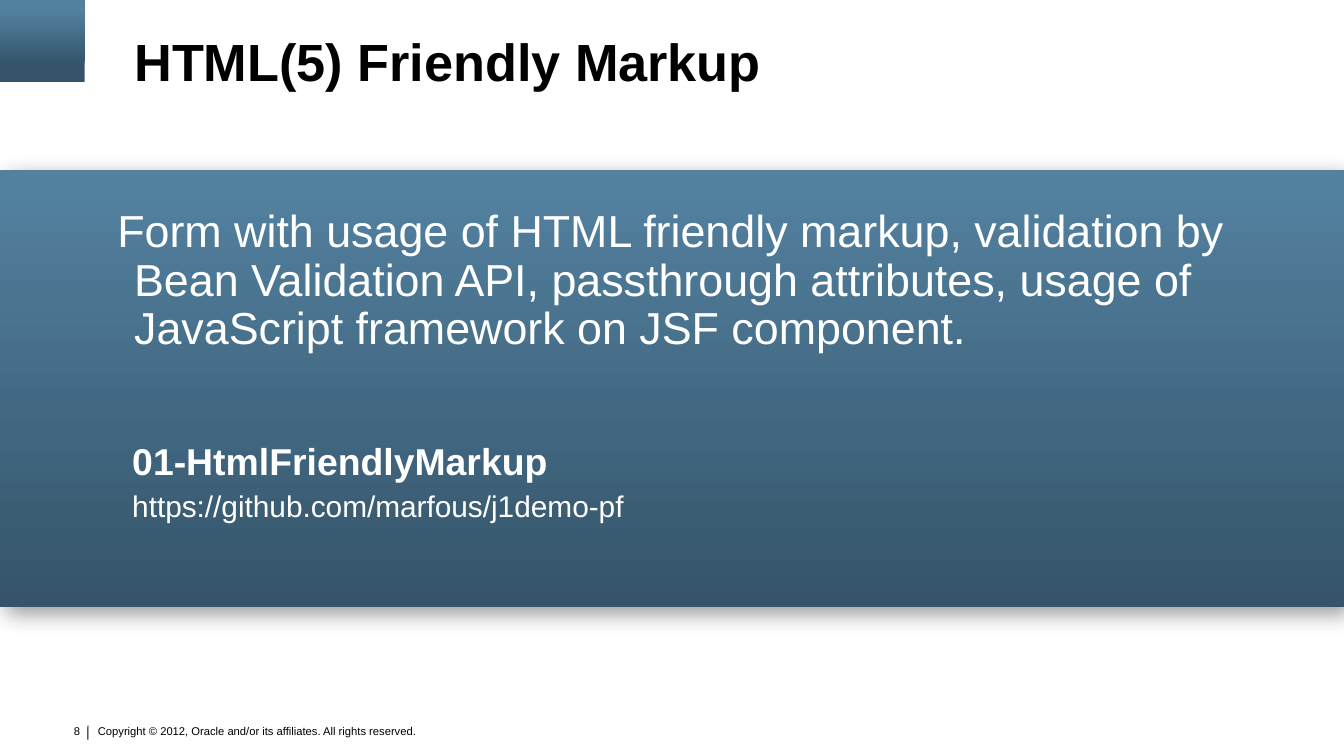
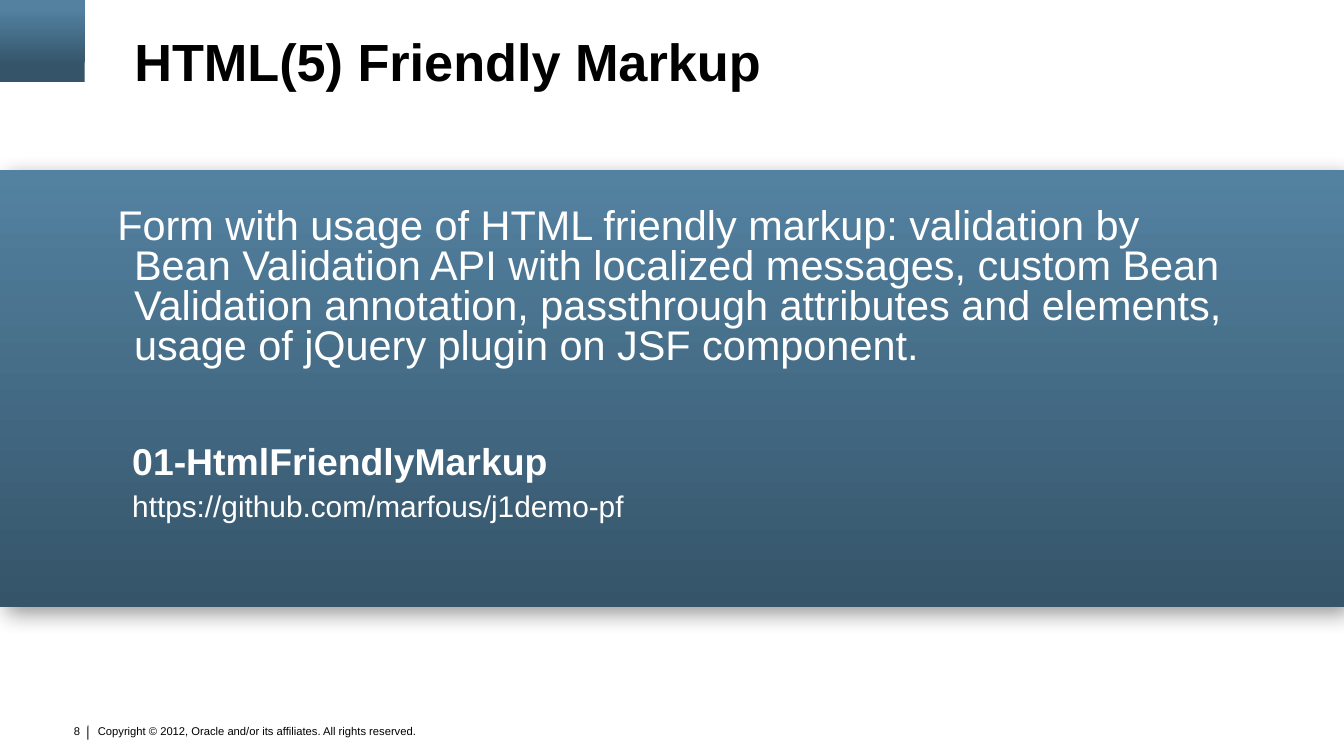
Before and after one commit to marfous/j1demo-pf, a slide deck: slide 8 of con3638.pptx. Drawn at 1344x756 pixels with LibreOffice and Linux fonts; fonts in the diff are those of the drawing; background and template pictures are left out. Boxes give left, top, right and bottom in pixels: in the first picture for what was removed or moved away, otherwise in the second. Text is boxed around its words. In the diff, an @@ line names an element or a change of style, - is before the commit and + after.

```diff
--- a/con3638.pptx
+++ b/con3638.pptx
@@ text at (117, 210, 1221, 368): text changed; size 24 to 22.2 pt @@
-Form with usage of HTML friendly markup, validation by Bean Validation API, passthrough attributes, usage of JavaScript framework on JSF component.
+Form with usage of HTML friendly markup: validation by Bean Validation API with localized messages, custom Bean Validation annotation, passthrough attributes and elements, usage of jQuery plugin on JSF component.
```
Also in this commit, not shown: 2 other slides changed.
